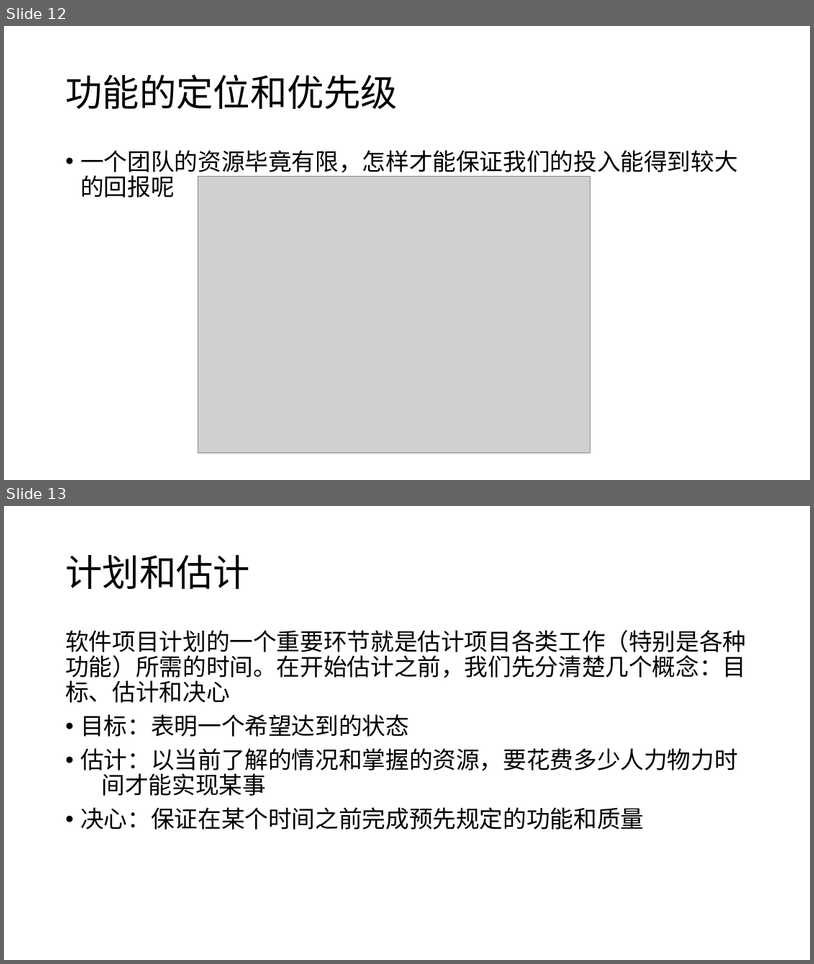
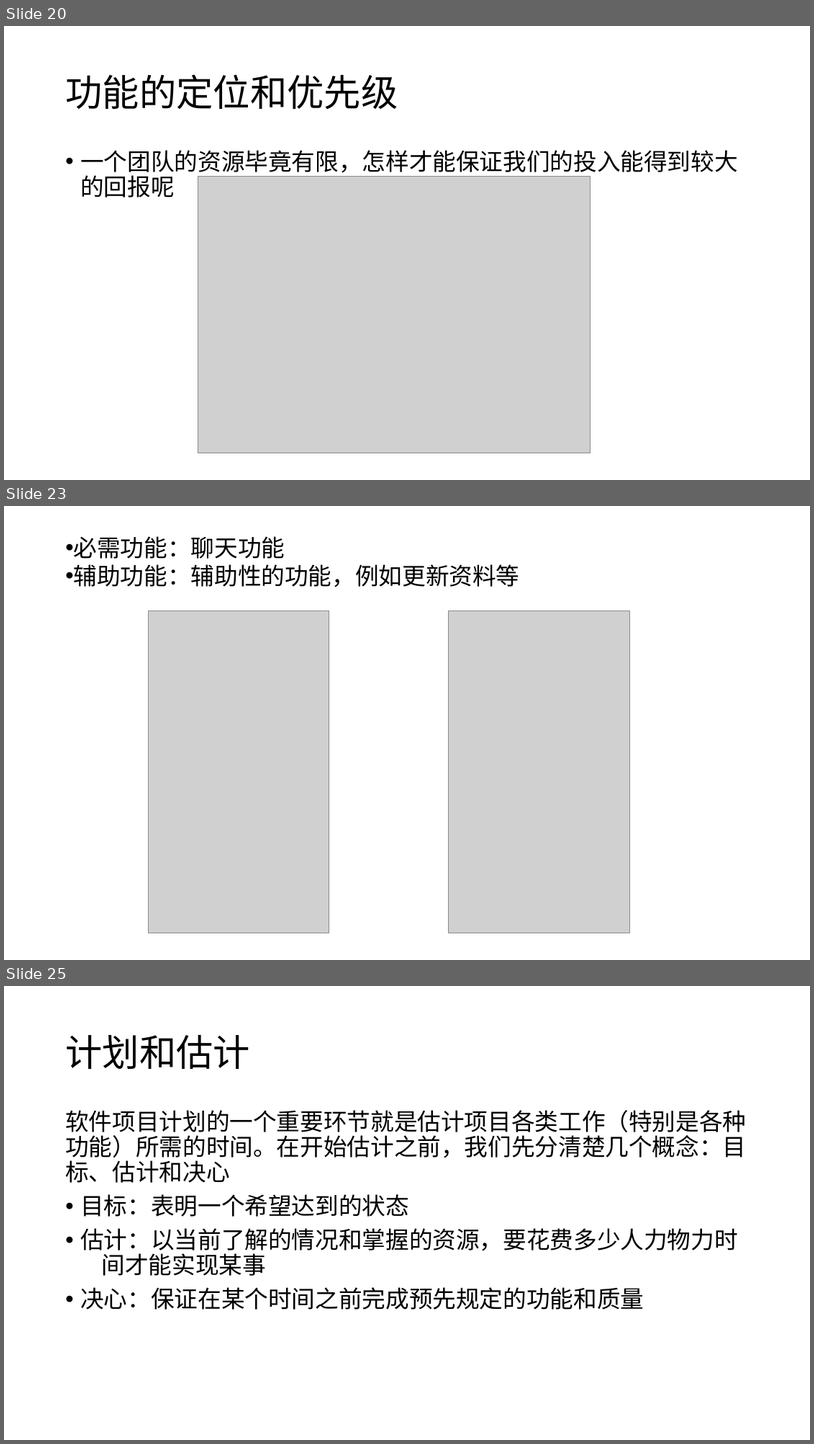
Before and after one commit to fzp1993/fzp19930803, a slide deck: 第八章.pptx. Shown one above the other, each under a label of ours: slides 12 and 13 before the commit, slides 20, 23 and 25 after it; the slides between them are not shown. The pictures are 814x964 and 814x1444 pixels, drawn with LibreOffice and Linux fonts; fonts in the diff are those of the drawing; grey boxes stand for pictures. Boxes give left, top, right and bottom in pixels: in the first picture for what was removed or moved away, otherwise in the second. Text is boxed around its words. In the diff, an @@ line names an element or a change of style, - is before the commit and + after.

```diff
--- a/第八章.pptx
+++ b/第八章.pptx
@@ slide 23 added at [4,506,810,960], background #FFFFFF @@
@@ text added at [74,536,520,587], 28 pt, text #000000 @@
+• 必需功能：聊天功能
+• 辅助功能：辅助性的功能，例如更新资料等
@@ picture added at [148,610,329,932] @@
@@ picture added at [449,610,630,932] @@
@@ what was slide 12 is now slide 20 @@
@@ what was slide 13 is now slide 25 @@
```
Also in this commit, not shown: 1 slide changed, 11 other slides added.
